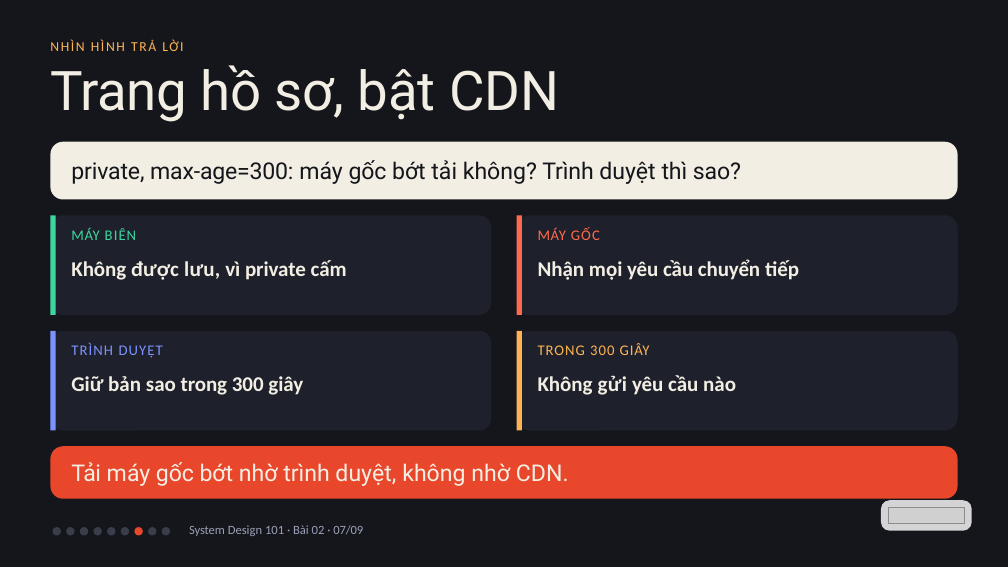
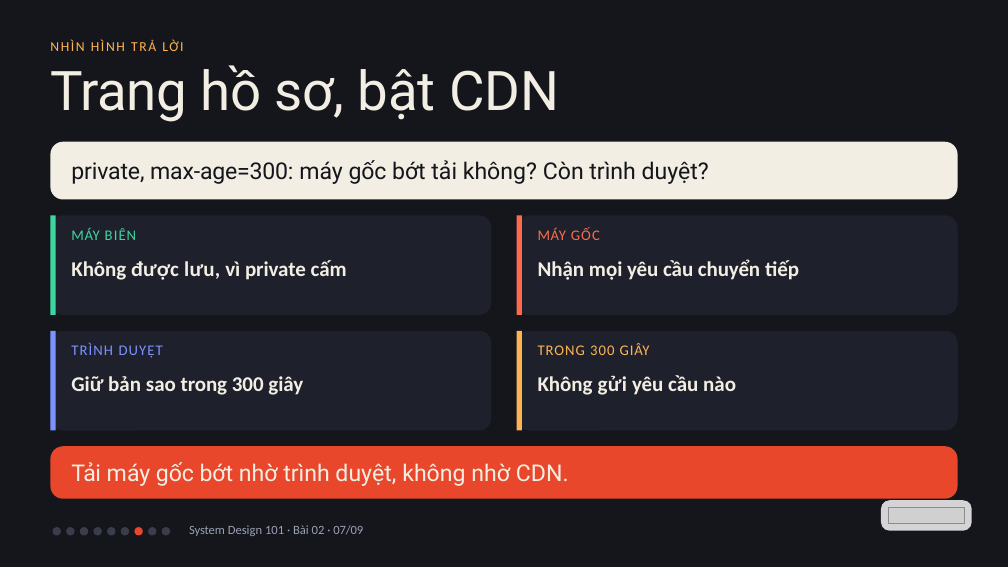
Before and after one commit to vohoailinh90/tool-marketing-studio, a slide deck: slide 7 of system-design-101/vi/lessons/sd-06-002/slides/sd-06-002.pptx. Drawn at 1008x567 pixels with LibreOffice and Linux fonts; fonts in the diff are those of the drawing; grey boxes stand for pictures. Boxes give left, top, right and bottom in pixels: in the first picture for what was removed or moved away, otherwise in the second. Text is boxed around its words. In the diff, an @@ line names an element or a change of style, - is before the commit and + after.

```diff
--- a/system-design-101/vi/lessons/sd-06-002/slides/sd-06-002.pptx
+++ b/system-design-101/vi/lessons/sd-06-002/slides/sd-06-002.pptx
@@ text at bbox=[71, 160, 709, 184]: text changed @@
-private, max-age=300: máy gốc bớt tải không? Trình duyệt thì sao?
+private, max-age=300: máy gốc bớt tải không? Còn trình duyệt?
```
Also in this commit, not shown: 1 other slide changed, 3 other files.
